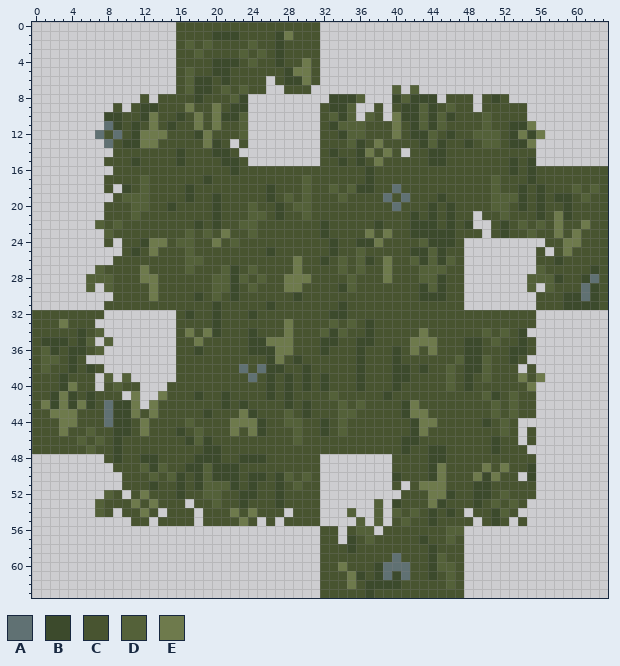
One commit to this pixel-art file: assets/sprites/tilesets/grasss.aseprite. The picture above was drawn from the file before the commit.
64x64 pixels, 1 frame. Colours within 5 levels of each other are drawn and written as one.
Palette (. is transparent): A #607173  B #3c4a2c  C #485430  D #546139  E #6e7a4c
And afterwards:
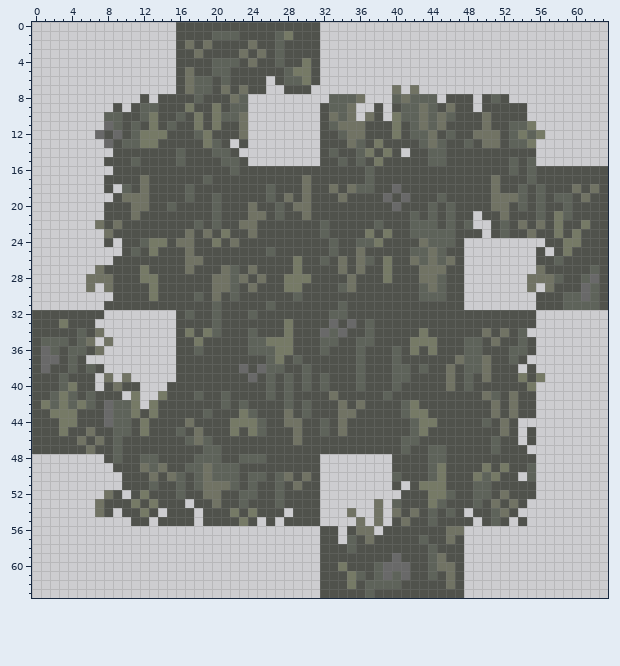
From old to new:
colour A: #607173 -> #696969
colour B: #3c4a2c -> #5e635a
colour C: #485430 -> #50524c
colour D: #546139 -> #717364
colour E: #6e7a4c -> #767a66
Changed rows in their new state; - is a pixel that keeps its letter.
Layers "Layer 3", "Layer 2":
first column x 1:
33 --------------------------------A-A
34 -------------------------------A-A-
36 A----------------------------------
37 AA---------------------------------
38 A----------------------------------
Changed places in both pictures, as pixel boxes (x1, y1, x2, y2):
changed: (32, 22, 608, 598)
